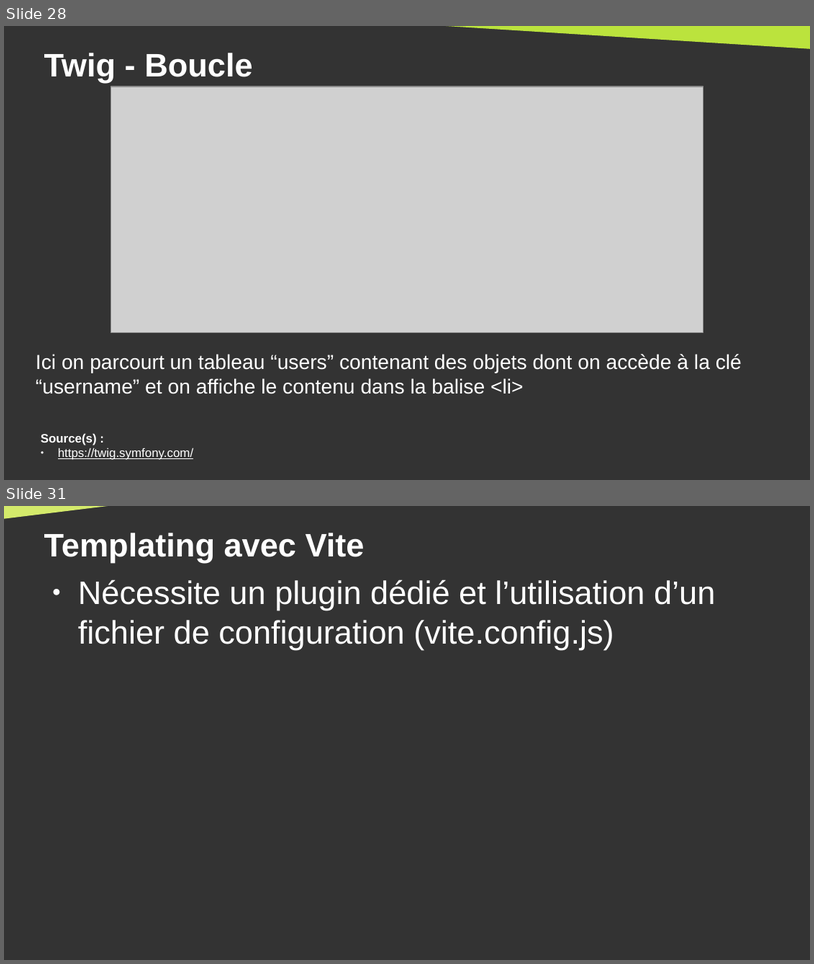
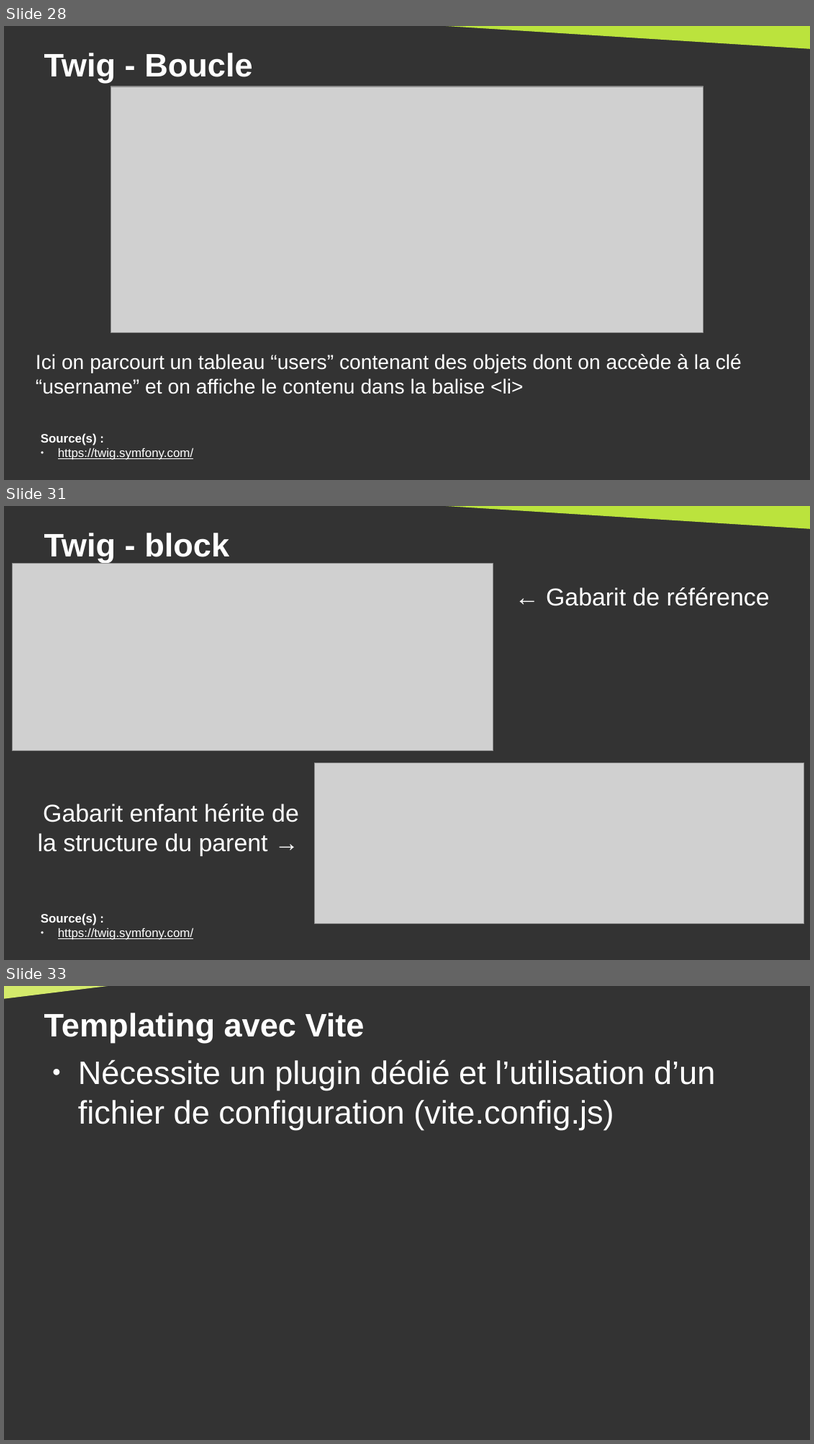
Before and after one commit to DanYellow/cours, a slide deck: developpement-front-s5/travaux-pratiques/numero-4/presentation.odp. Shown one above the other, each under a label of ours: slides 28 and 31 before the commit, slides 28, 31 and 33 after it; the slides between them are not shown. The pictures are 814x964 and 814x1444 pixels, drawn with LibreOffice and Linux fonts; fonts in the diff are those of the drawing; grey boxes stand for pictures. Boxes give left, top, right and bottom in pixels: in the first picture for what was removed or moved away, otherwise in the second. Text is boxed around its words. In the diff, an @@ line names an element or a change of style, - is before the commit and + after.

```diff
--- a/developpement-front-s5/travaux-pratiques/numero-4/presentation.odp
+++ b/developpement-front-s5/travaux-pratiques/numero-4/presentation.odp
@@ slide 31 added at [4,506,810,960], background #333333 @@
@@ right triangle added at [395,506,810,530], fill #BBE33D @@
@@ title added at [44,533,229,562], 32 pt, text #FFFFFF, bold @@
+Twig - block
@@ picture added at [12,564,494,751] @@
@@ text added at [546,587,770,606], 24 pt, text #FFFFFF @@
+← Gabarit de référence
@@ picture added at [315,763,805,924] @@
@@ text added at [38,803,299,856], 24 pt, text #FFFFFF @@
+Gabarit enfant hérite de la structure du parent →
@@ text added at [41,913,193,939], 12 pt, text #FFFFFF, underline @@
+Source(s) :
+● https://twig.symfony.com/
@@ what was slide 31 is now slide 33 @@
```
Also in this commit, not shown: 2 slides changed, 5 other slides added, 1 slide removed, 3 other files.
